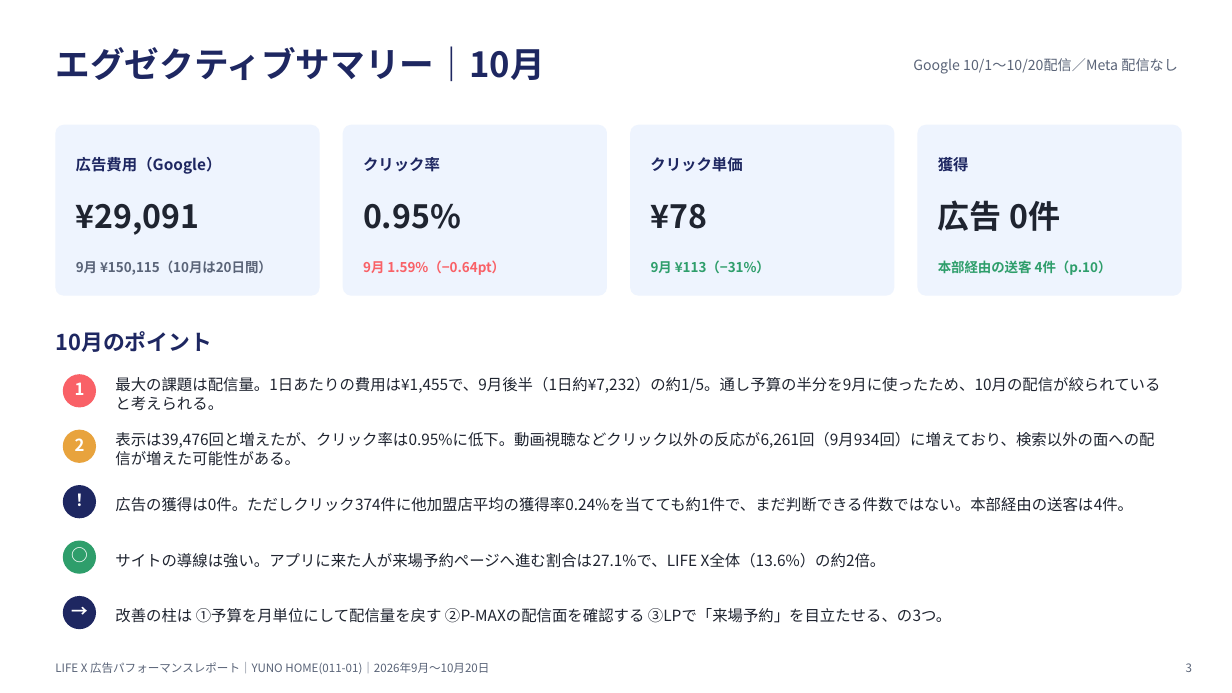
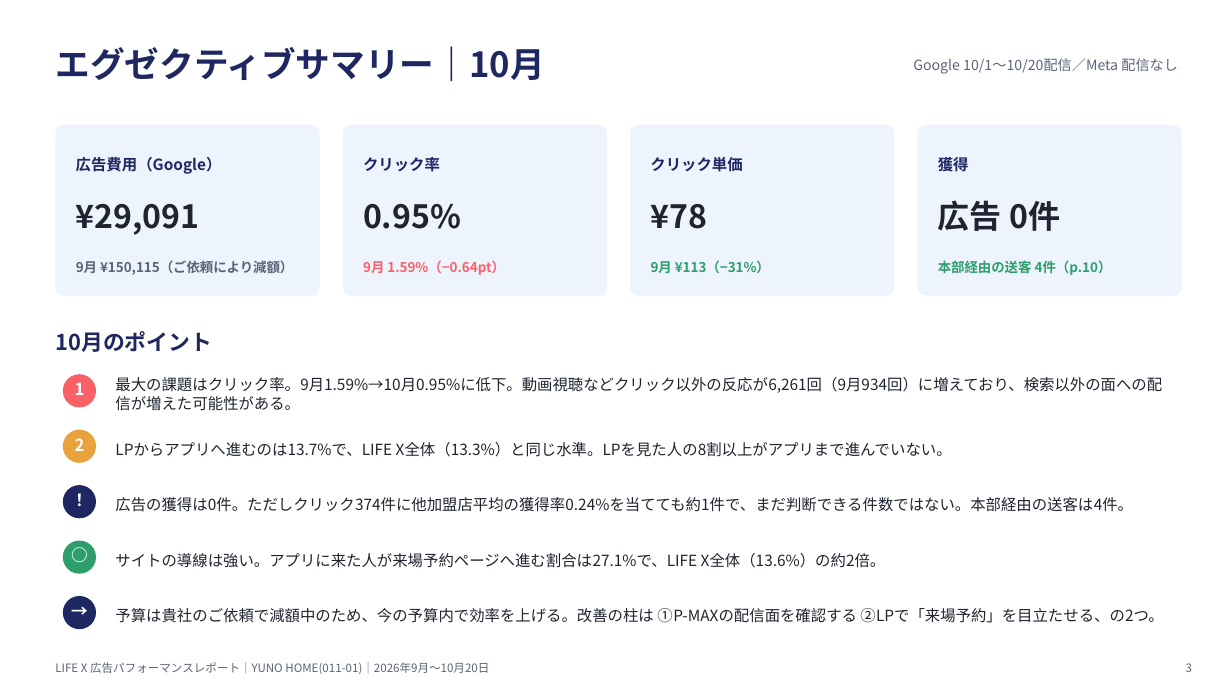
Before and after one commit to King-AI-cloud/test, a slide deck: slide 3 of LIFEX_YUNO_HOME_202609-1020.pptx. Drawn at 1232x693 pixels with LibreOffice and Linux fonts; fonts in the diff are those of the drawing. Boxes give left, top, right and bottom in pixels: in the first picture for what was removed or moved away, otherwise in the second. Text is boxed around its words. In the diff, an @@ line names an element or a change of style, - is before the commit and + after.

```diff
--- a/LIFEX_YUNO_HOME_202609-1020.pptx
+++ b/LIFEX_YUNO_HOME_202609-1020.pptx
@@ text at box(76, 260, 293, 275): text changed @@
-9月 ¥150,115（10月は20日間）
+9月 ¥150,115（ご依頼により減額）
@@ text at box(115, 377, 1162, 411): text changed @@
-最大の課題は配信量。1日あたりの費用は¥1,455で、9月後半（1日約¥7,232）の約1/5。通し予算の半分を9月に使ったため、10月の配信が絞られていると考えられる。
+最大の課題はクリック率。9月1.59%→10月0.95%に低下。動画視聴などクリック以外の反応が6,261回（9月934回）に増えており、検索以外の面への配信が増えた可能性がある。
@@ text at box(115, 442, 952, 457): text changed @@
-表示は39,476回と増えたが、クリック率は0.95%に低下。動画視聴などクリック以外の反応が6,261回（9月934回）に増えており、検索以外の面への配信が増えた可能性がある。
+LPからアプリへ進むのは13.7%で、LIFE X全体（13.3%）と同じ水準。LPを見た人の8割以上がアプリまで進んでいない。
@@ text at box(115, 608, 1163, 623): text changed @@
-改善の柱は ①予算を月単位にして配信量を戻す ②P-MAXの配信面を確認する ③LPで「来場予約」を目立たせる、の3つ。
+予算は貴社のご依頼で減額中のため、今の予算内で効率を上げる。改善の柱は ①P-MAXの配信面を確認する ②LPで「来場予約」を目立たせる、の2つ。
```
Also in this commit, not shown: 5 other slides changed.
